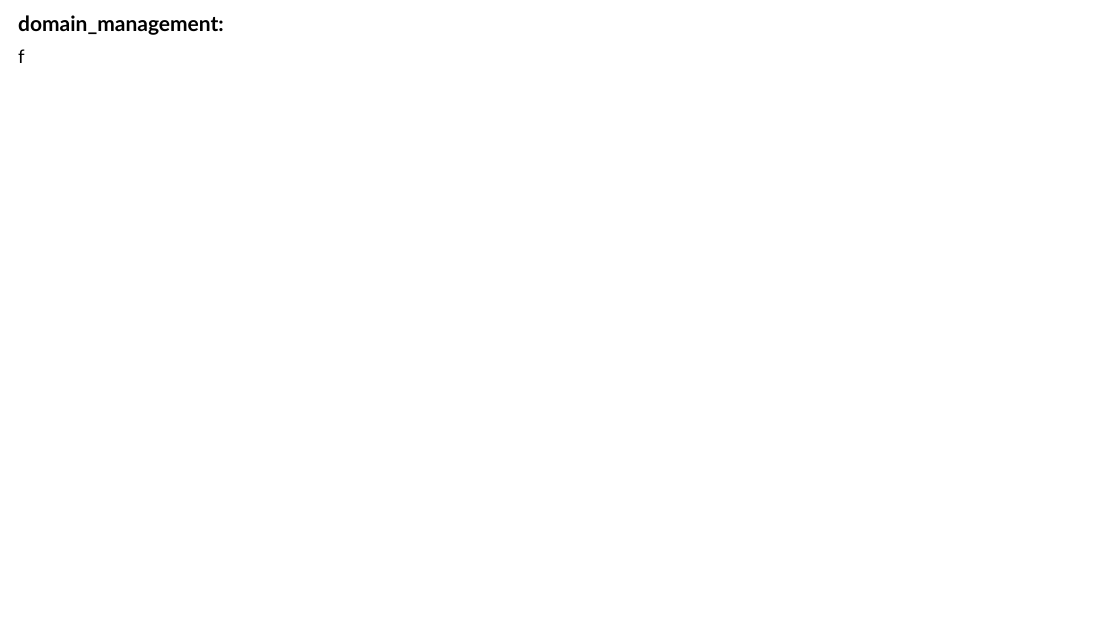
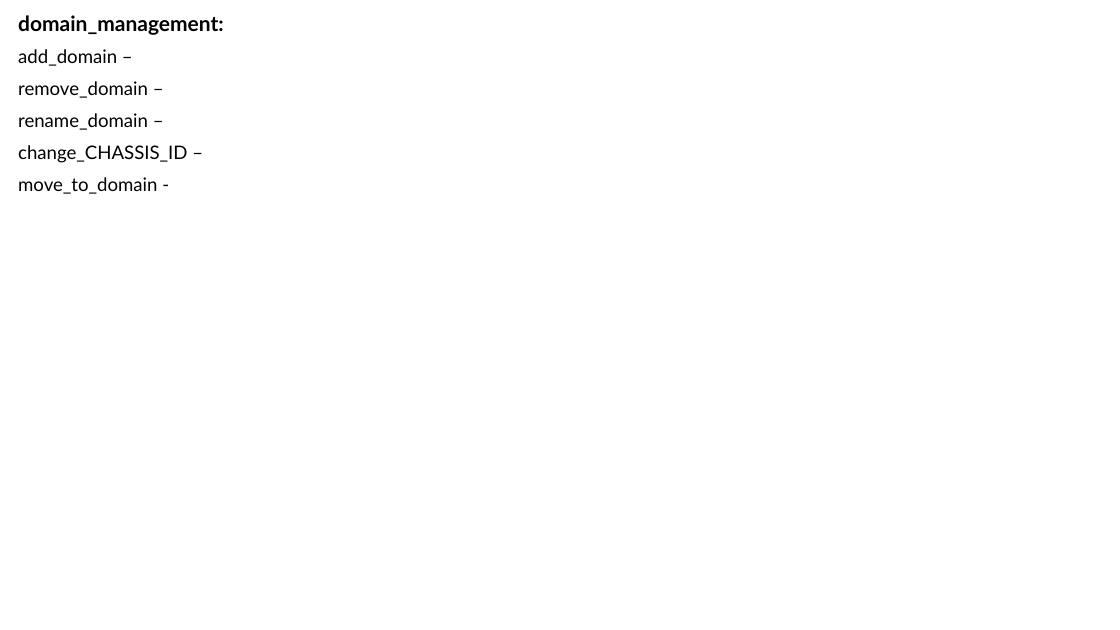
Before and after one commit to Yuval10Dahan/LightWatch_WEB, a slide deck: slide 11 of Docs/Progress_Check_Box.pptx (slide 9 before the commit). Drawn at 1120x630 pixels with LibreOffice and Linux fonts; fonts in the diff are those of the drawing. Boxes give left, top, right and bottom in pixels: in the first picture for what was removed or moved away, otherwise in the second. Text is boxed around its words. In the diff, an @@ line names an element or a change of style, - is before the commit and + after.

```diff
--- a/Docs/Progress_Check_Box.pptx
+++ b/Docs/Progress_Check_Box.pptx
@@ subtitle at <box>18,49,187,194</box>: text changed @@
-f
+add_domain –
+remove_domain –
+rename_domain –
+change_CHASSIS_ID –
+move_to_domain -
```
Also in this commit, not shown: 7 other slides changed, 3 slides added, 14 other files.
